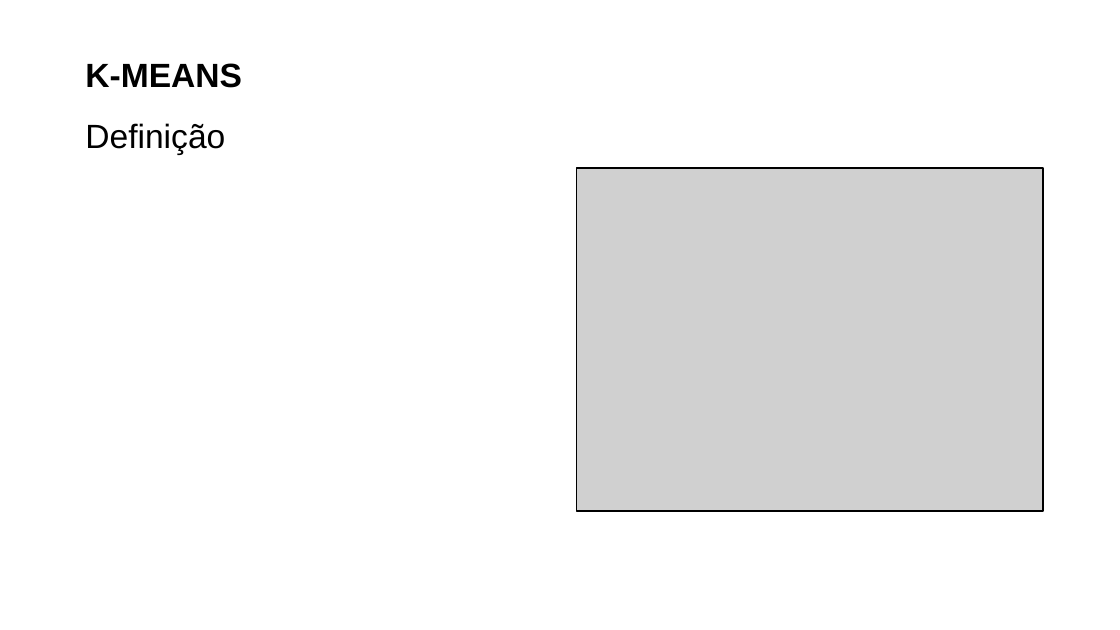
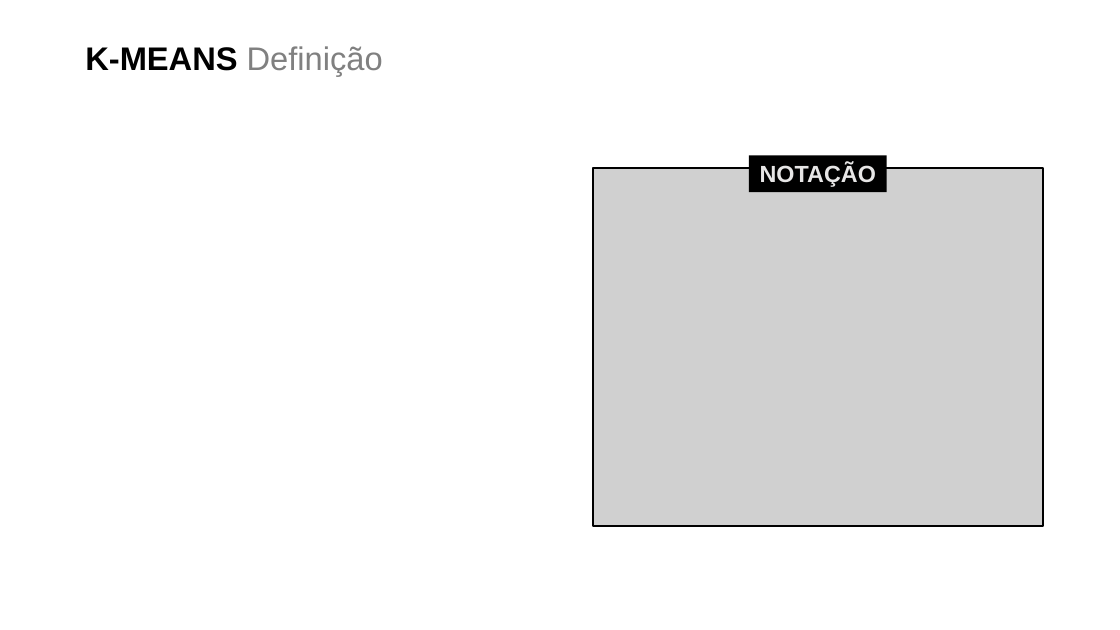
Before and after one commit to rodolfo-viana/mba_esalq, a slide deck: slide 5 of prd/WIP_apresentacao.pptx. Drawn at 1120x630 pixels with LibreOffice and Linux fonts; fonts in the diff are those of the drawing; grey boxes stand for pictures; background and template pictures are left out. Boxes give left, top, right and bottom in pixels: in the first picture for what was removed or moved away, otherwise in the second. Text is boxed around its words. In the diff, an @@ line names an element or a change of style, - is before the commit and + after.

```diff
--- a/prd/WIP_apresentacao.pptx
+++ b/prd/WIP_apresentacao.pptx
@@ title "K-MEANS Definição" at bbox=[85, 46, 383, 76]: size 28.8 to 28 pt; text colour #000000 to #808080 in "Definição"; line spacing 1.5 to 1; vertical alignment middle to top @@
@@ picture: place and size @@
-picture at bbox=[576, 168, 1043, 512]
+picture at bbox=[593, 168, 1044, 527]
@@ rectangle added at bbox=[749, 155, 887, 192], fill #000000, 20 pt, text #E7E6E6, bold @@
+NOTAÇÃO
```
Also in this commit, not shown: 7 other slides changed, 5 slides added, 2 other files.
